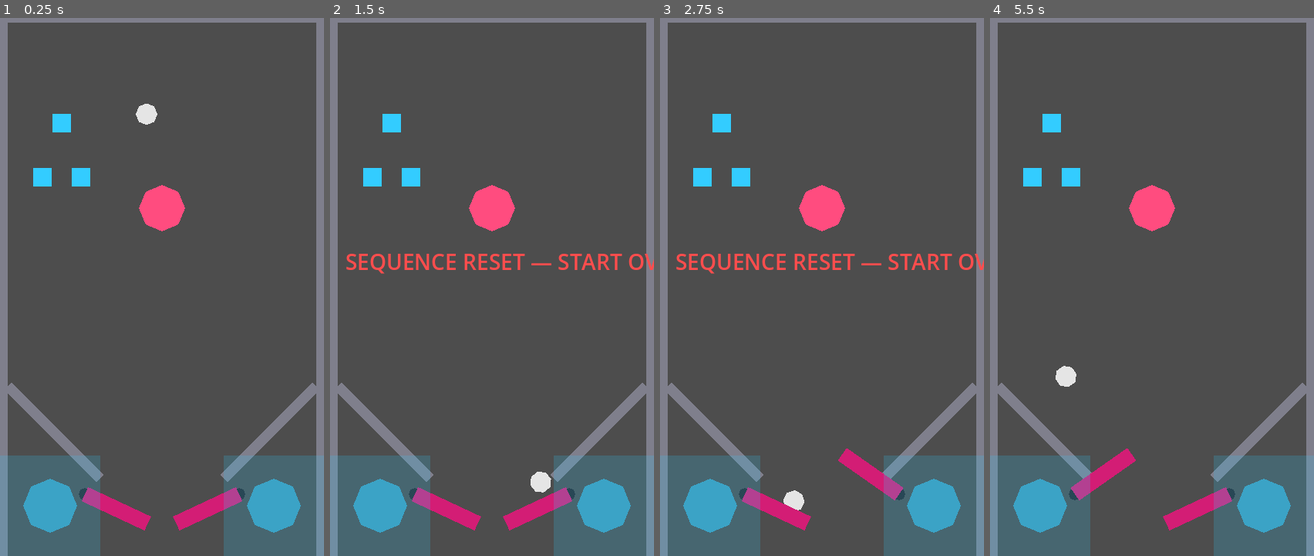
Above: before the commit, frames 1-4 (left to right).
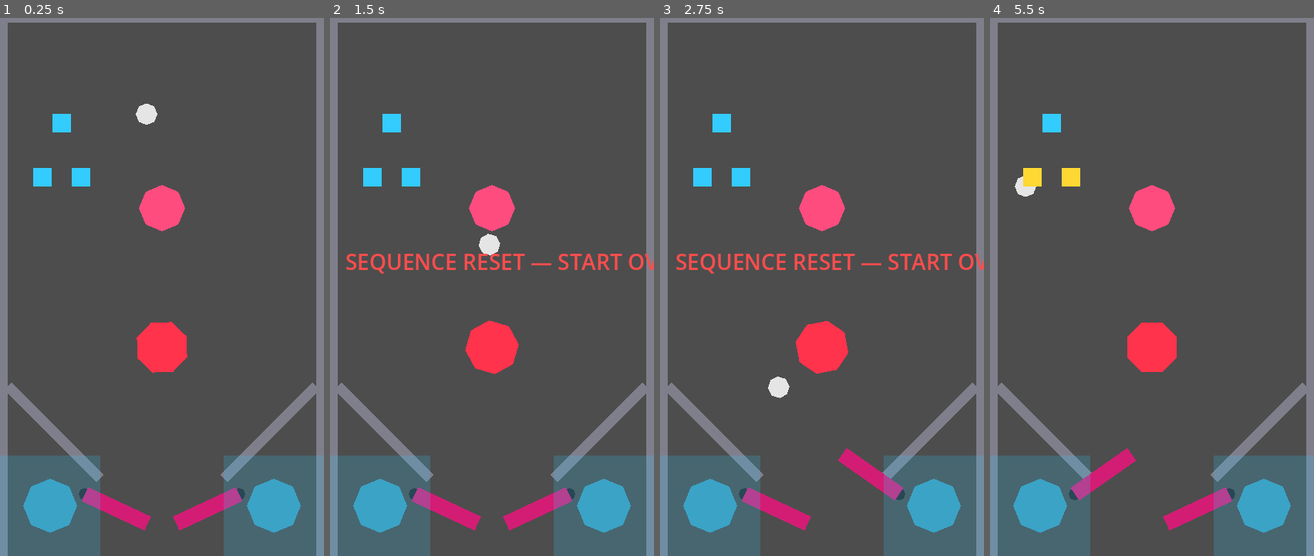
Above: after the commit, the same moments.

Repository: nobody174/pinball-adventure
Game: Godot game, scene res://tables/the_glitch/the_glitch.tscn
The game is run twice, just before and just after one commit, with the same random seed, the same clock (stepped at 60 frames per second) and the same inputs. This scene is started directly instead of the project's main scene.
Inputs (mouse positions are in pixels of both pictures, inside the frame that each line leads up to):
- Up to frame 1 (0.25 s): no input
- Up to frame 2 (1.5 s): tap Enter at 0.5 s; move the mouse to (563, 260) at 0.52 s; hold Right (flip_right) 0.53-1.25 s; tap Up (launch_ball) at 0.6 s; click (563, 260) at 0.67 s; drag from (427, 313) to (492, 206) at 1.27 s
- Up to frame 3 (2.75 s): move the mouse to (854, 168) at 2.02 s; hold Right (flip_right) from 2.03 s (still down); hold Shift from 2.03 s (still down)
- Up to frame 4 (5.5 s): release Right (flip_right) at 2.75 s; release Shift at 2.75 s; drag from (1135, 394) to (1051, 125) at 2.77 s; move the mouse to (1249, 367) at 3.52 s; hold Left (flip_left) 3.53-4.25 s; tap Ctrl at 3.6 s; drag from (1054, 206) to (1152, 206) at 4.27 s; move the mouse to (1168, 287) at 5.02 s; hold Left (flip_left) from 5.03 s (still down); tap Space (nudge) at 5.1 s; click (1168, 287) at 5.17 s

The runs differ from the first frame. In frame 1, 1.2% of the frame differs, in the area x 42-58%, y 56-66%; in frame 2, 1.6%; in frame 3, 1.5%; in frame 4, 1.9%, in the area x 7-58%, y 27-69%.

Commit message:
feat(glitch): The Glitch Core toy — charge/discharge loop
Next piece of the vertical slice per the phased plan in
the_glitch_table_layout.md: the table's visual centerpiece, simplified to a
single lock target (not the 3 data ports from the full vision yet).

- core/physics/rotating_toy.gd: generic reusable toy -- spins continuously,
  can be toggled "charged" externally, reports which state it was hit in.
  Theme-agnostic, same pattern as standup_target.gd: has no idea what
  "charged" means to any particular table.
- the_glitch.gd: completing Shader Rebuild charges the Core; hitting it
  while charged shows "CORE STABILIZED" and discharges it, closing the
  repair loop (targets -> mode -> Core -> repeat).

Added 5 GUT tests for the toy logic. 17/17 total passing.

Co-Authored-By: Claude Sonnet 5 <noreply@anthropic.com>

Diff:
--- /dev/null
+++ b/core/physics/rotating_toy.gd
@@ -0,0 +1,39 @@
+extends Area2D
+
+## Reusable rotating table toy: spins continuously, can be toggled "charged"
+## externally (e.g. by an objective completing), and reports which state the
+## ball hit it in. What "charged" means to a given table, and what happens
+## on each kind of hit, is entirely up to that table — this script only
+## knows spin + color + report.
+
+signal hit_while_charged
+signal hit_while_uncharged
+
+@export var rotation_speed: float = 1.5 ## radians/sec
+@export var charged_color: Color = Color(0.2, 1, 0.5, 1)
+@export var uncharged_color: Color = Color(1, 0.2, 0.3, 1)
+
+var charged: bool = false:
+	set(value):
+		charged = value
+		_update_color()
+
+@onready var _sprite: Polygon2D = $Sprite
+
+func _ready() -> void:
+	body_entered.connect(_on_body_entered)
+	_update_color()
+
+func _process(delta: float) -> void:
+	rotation += rotation_speed * delta
+
+func _on_body_entered(body: Node2D) -> void:
+	if not body is RigidBody2D:
+		return
+	if charged:
+		hit_while_charged.emit()
+	else:
+		hit_while_uncharged.emit()
+
+func _update_color() -> void:
+	_sprite.color = charged_color if charged else uncharged_color
--- a/tables/the_glitch/the_glitch.gd
+++ b/tables/the_glitch/the_glitch.gd
@@ -9,6 +9,7 @@
 const SHADER_C := "shader_c"
 
 @onready var _feedback_label: Label = $Feedback/Label
+@onready var _glitch_core: Area2D = $GlitchCore
 
 func _ready() -> void:
 	super._ready()
@@ -24,10 +25,18 @@
 	objective_sequence_reset.connect(_on_objective_sequence_reset)
 	for target in $ShaderNodeTargets.get_children():
 		target.hit.connect(register_target_hit)
+	_glitch_core.hit_while_charged.connect(_on_core_hit_while_charged)
 
 func _on_objective_completed(objective_id: String) -> void:
 	if objective_id == "shader_rebuild":
-		_show_feedback("SHADER REBUILD COMPLETE", Color(1, 0.85, 0.2, 1))
+		_show_feedback("SHADER REBUILD COMPLETE — CORE CHARGED", Color(1, 0.85, 0.2, 1))
+		_glitch_core.charged = true
+
+func _on_core_hit_while_charged() -> void:
+	## Closes the repair loop: rebuild the shaders, then cash it in at the
+	## Core. Resets so the whole sequence can be run again.
+	_glitch_core.charged = false
+	_show_feedback("CORE STABILIZED", Color(0.2, 1, 0.5, 1))
 
 func _on_objective_sequence_reset(objective_id: String) -> void:
 	if objective_id != "shader_rebuild":
--- a/tables/the_glitch/the_glitch.tscn
+++ b/tables/the_glitch/the_glitch.tscn
@@ -4,9 +4,16 @@
 [ext_resource type="PackedScene" path="res://core/physics/physics_prototype.tscn" id="2_physics"]
 [ext_resource type="Script" path="res://core/physics/standup_target.gd" id="3_target"]
 [ext_resource type="Script" path="res://tables/the_glitch/the_glitch.gd" id="4_glitch"]
+[ext_resource type="Script" path="res://core/physics/rotating_toy.gd" id="5_toy"]
 
 [sub_resource type="RectangleShape2D" id="RectangleShape2D_target"]
 size = Vector2(24, 24)
+
+[sub_resource type="CircleShape2D" id="CircleShape2D_core_bounce"]
+radius = 35.0
+
+[sub_resource type="CircleShape2D" id="CircleShape2D_core_hit"]
+radius = 38.0
 
 [node name="TheGlitch" instance=ExtResource("1_base")]
 script = ExtResource("4_glitch")
@@ -54,6 +61,23 @@
 color = Color(0.2, 0.8, 1, 1)
 polygon = PackedVector2Array(-12, -12, 12, -12, 12, 12, -12, 12)
 
+[node name="GlitchCoreBounce" type="StaticBody2D" parent="."]
+position = Vector2(210, 430)
+
+[node name="CollisionShape2D" type="CollisionShape2D" parent="GlitchCoreBounce"]
+shape = SubResource("CircleShape2D_core_bounce")
+
+[node name="GlitchCore" type="Area2D" parent="."]
+position = Vector2(210, 430)
+script = ExtResource("5_toy")
+
+[node name="CollisionShape2D" type="CollisionShape2D" parent="GlitchCore"]
+shape = SubResource("CircleShape2D_core_hit")
+
+[node name="Sprite" type="Polygon2D" parent="GlitchCore"]
+color = Color(1, 0.2, 0.3, 1)
+polygon = PackedVector2Array(35, 0, 24.75, 24.75, 0, 35, -24.75, 24.75, -35, 0, -24.75, -24.75, 0, -35, 24.75, -24.75)
+
 [node name="Feedback" type="CanvasLayer" parent="."]
 layer = 10
 
--- /dev/null
+++ b/test/unit/test_rotating_toy.gd
@@ -0,0 +1,44 @@
+extends GutTest
+
+const RotatingToyScene := preload("res://core/physics/rotating_toy.gd")
+
+func _make_toy() -> Area2D:
+	var toy := Area2D.new()
+	toy.set_script(RotatingToyScene)
+	var sprite := Polygon2D.new()
+	sprite.name = "Sprite"
+	toy.add_child(sprite)
+	add_child_autofree(toy)
+	return toy
+
+func test_starts_uncharged_with_uncharged_color() -> void:
+	var toy := _make_toy()
+	assert_false(toy.charged)
+	assert_eq(toy.get_node("Sprite").color, toy.uncharged_color)
+
+func test_setting_charged_updates_sprite_color() -> void:
+	var toy := _make_toy()
+	toy.charged = true
+	assert_eq(toy.get_node("Sprite").color, toy.charged_color)
+
+func test_body_entered_emits_hit_while_charged_when_charged() -> void:
+	var toy := _make_toy()
+	toy.charged = true
+	watch_signals(toy)
+	toy._on_body_entered(autofree(RigidBody2D.new()))
+	assert_signal_emitted(toy, "hit_while_charged")
+	assert_signal_not_emitted(toy, "hit_while_uncharged")
+
+func test_body_entered_emits_hit_while_uncharged_when_not_charged() -> void:
+	var toy := _make_toy()
+	watch_signals(toy)
+	toy._on_body_entered(autofree(RigidBody2D.new()))
+	assert_signal_emitted(toy, "hit_while_uncharged")
+	assert_signal_not_emitted(toy, "hit_while_charged")
+
+func test_non_rigidbody_does_not_trigger_hit() -> void:
+	var toy := _make_toy()
+	watch_signals(toy)
+	toy._on_body_entered(autofree(Node2D.new()))
+	assert_signal_not_emitted(toy, "hit_while_charged")
+	assert_signal_not_emitted(toy, "hit_while_uncharged")
Not shown, added: core/physics/rotating_toy.gd.uid
Not shown, added: test/unit/test_rotating_toy.gd.uid
Not shown, changed: docs/PROGRESS.md
